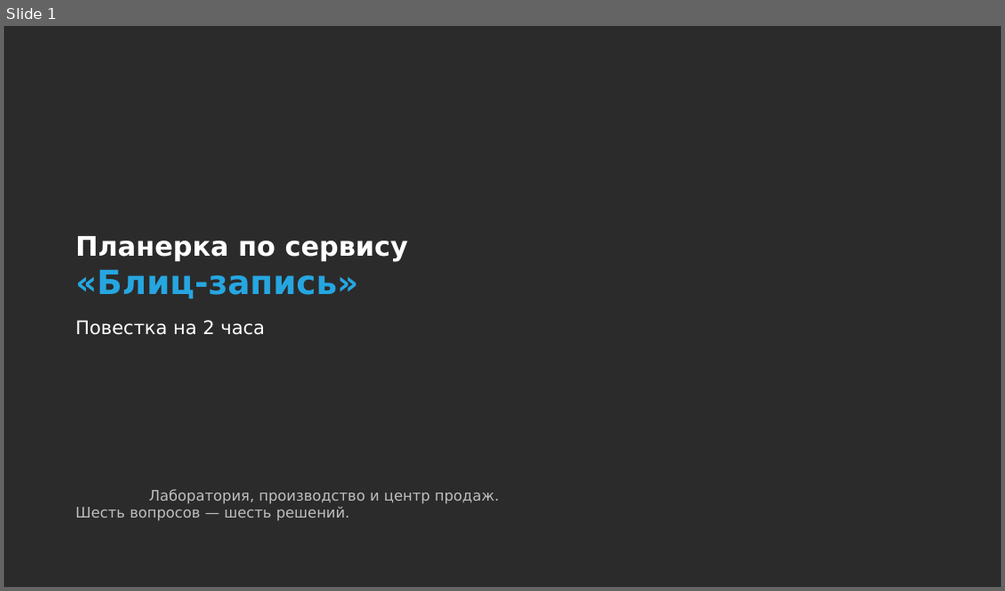
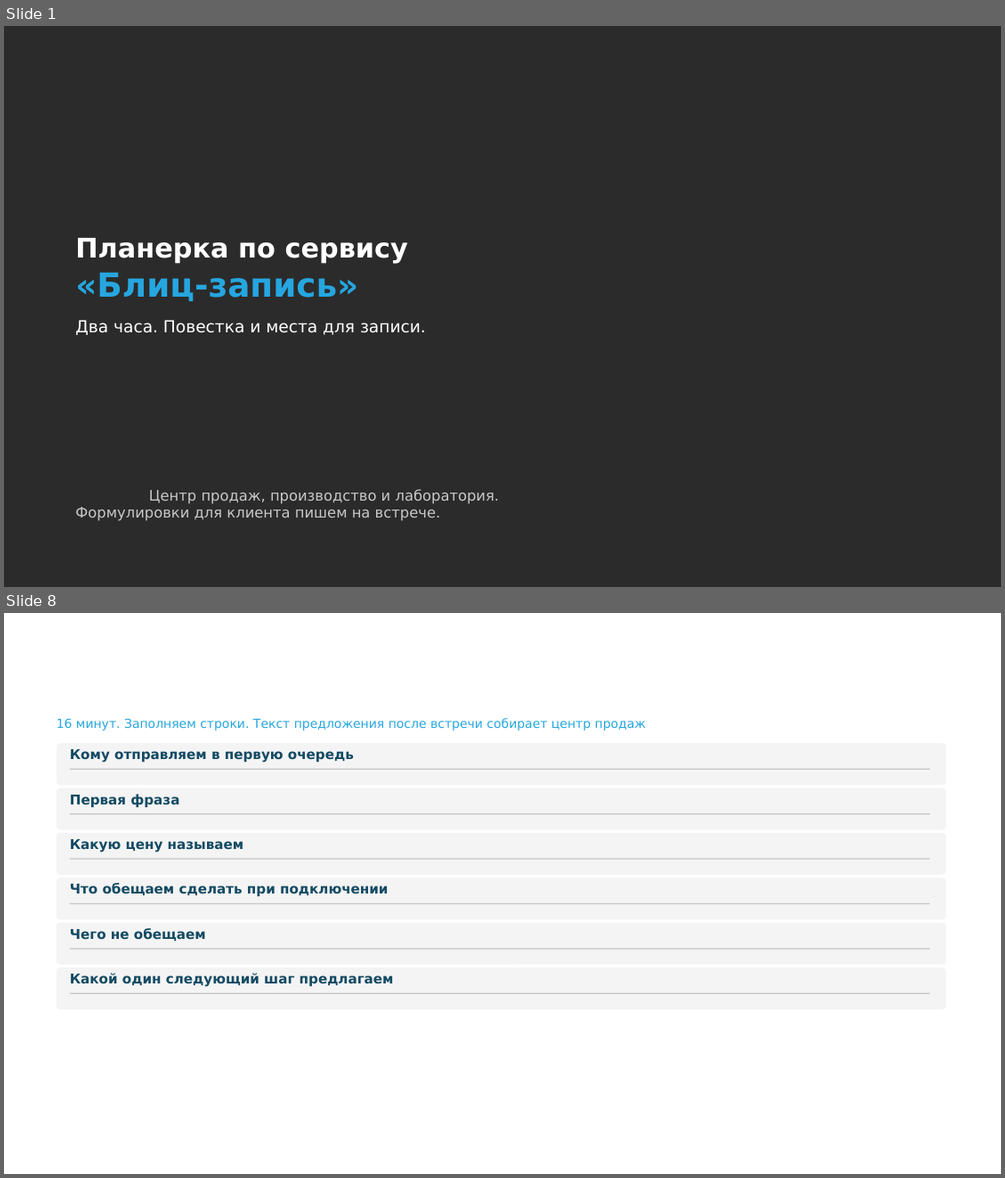
Before and after one commit to daaanilNikonov/for-lisa, a slide deck: presentation/Планерка_Блиц-запись_повестка.pptx. Shown one above the other, each under a label of ours: slide 1 before the commit, slides 1 and 8 after it; the slides between them are not shown. The pictures are 1005x591 and 1005x1178 pixels, drawn with LibreOffice and Linux fonts; fonts in the diff are those of the drawing; background and template pictures are left out; a plain dark background stands for a picture behind light text. Boxes give left, top, right and bottom in pixels: in the first picture for what was removed or moved away, otherwise in the second. Text is boxed around its words. In the diff, an @@ line names an element or a change of style, - is before the commit and + after.

```diff
--- a/presentation/Планерка_Блиц-запись_повестка.pptx
+++ b/presentation/Планерка_Блиц-запись_повестка.pptx
@@ slide 8 added at [4,613,1001,1174], background picture (left out) @@
@@ title added at [77,649,927,730], 24 pt, text #FFFFFF, bold @@
+Одно предложение для всех менеджеров
@@ text added at [57,718,646,730], 12 pt, text #26A6E0 @@
+16 минут. Заполняем строки. Текст предложения после встречи собирает центр продаж
@@ rounded rectangle added at [57,743,947,785], fill #F4F4F4 @@
@@ text added at [70,749,354,763], 13 pt, text #144A63, bold @@
+Кому отправляем в первую очередь
@@ rectangle added at [70,769,930,770], fill #C5C5C5 @@
@@ rounded rectangle added at [57,788,947,830], fill #F4F4F4 @@
@@ text added at [70,794,179,807], 13 pt, text #144A63, bold @@
+Первая фраза
@@ rectangle added at [70,813,930,814], fill #C5C5C5 @@
@@ rounded rectangle added at [57,833,947,875], fill #F4F4F4 @@
@@ text added at [70,839,244,852], 13 pt, text #144A63, bold @@
+Какую цену называем
@@ rounded rectangle added at [57,877,947,919], fill #F4F4F4 @@
@@ rectangle added at [70,859,930,859], fill #C5C5C5 @@
@@ text added at [70,883,388,896], 13 pt, text #144A63, bold @@
+Что обещаем сделать при подключении
@@ rectangle added at [70,903,930,904], fill #C5C5C5 @@
@@ rounded rectangle added at [57,923,947,965], fill #F4F4F4 @@
@@ text added at [70,928,206,941], 13 pt, text #144A63, bold @@
+Чего не обещаем
@@ rectangle added at [70,948,930,949], fill #C5C5C5 @@
@@ rounded rectangle added at [57,967,947,1009], fill #F4F4F4 @@
@@ text added at [70,973,394,987], 13 pt, text #144A63, bold @@
+Какой один следующий шаг предлагаем
@@ rectangle added at [70,993,930,994], fill #C5C5C5 @@
@@ slide 1 changed as well @@
@@ title at [75,320,426,335]: text changed; size 18 to 16 pt @@
-Повестка на 2 часа
+Два часа. Повестка и места для записи.
@@ subtitle at [75,489,500,521]: text changed; text colour #BFBFBF to #C8C8C8 @@
-Лаборатория, производство и центр продаж.
-Шесть вопросов — шесть решений.
+Центр продаж, производство и лаборатория.
+Формулировки для клиента пишем на встрече.
```
Also in this commit, not shown: 2 other slides changed, 13 other slides added, 14 slides removed, 1 other file.
